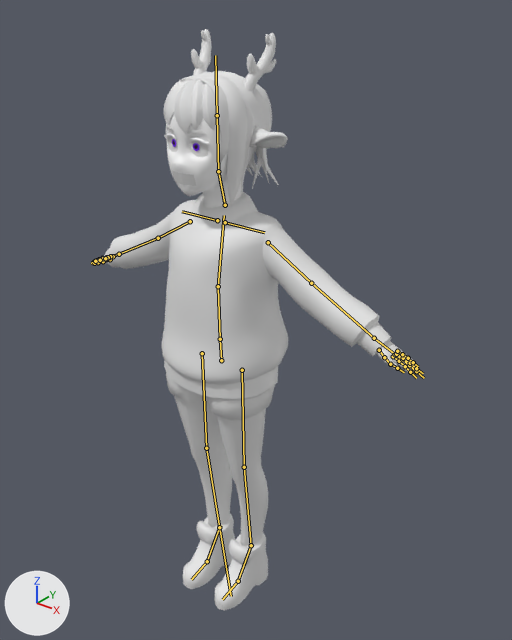
A saved change to the FBX model Assets/Assets/3D Assets/ZaraDeer.fbx.
The view is the same before and after, from a 50 mm camera at (1.23, -1.405, 1.898) aimed at (0.055, 0.064, 0.987). The axes (+X, +Y, +Z) are drawn at lower left. The lights are the same throughout. The picture after the commit comes second. The bones that change, and the others that lie on the model, are drawn over the model as lines.

The first picture shows 'Antlers', 'deerLowPolyLeftHand', 'deerLowpolyHead', 'deerLowpolyLegs', 'deerLowpolyShoes', 'deerLowpolyShoesTop', 'deerLowpolySweater', 'hair.028', 'hair.030', 'hair.032', 'hair.033', 'hair.035', 'hair.036' and 11 more.
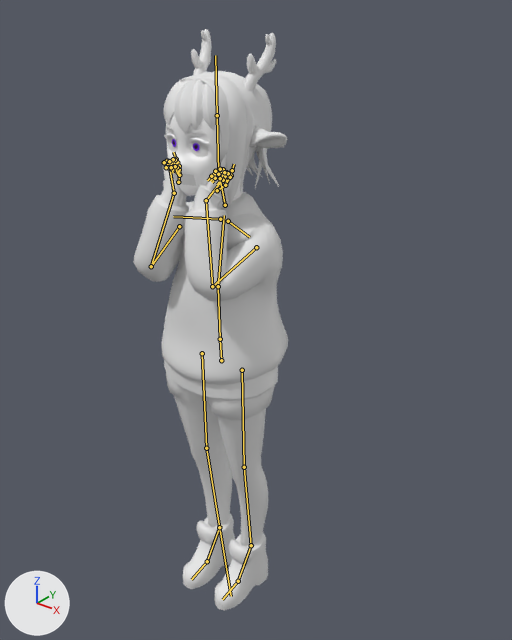
The newer file adds an action. The first version stands in its rest pose; the second is drawn at frame 1 of the action 'Armature|smile'.

Changed parts and their boxes [x1, y1, x2, y2] in the pictures (512 x 640 px):
'deerLowpolySweater', posed (46% narrower, 6% taller): before [105, 192, 391, 420]; after [133, 178, 288, 420]
'hair.028', posed: [189, 73, 247, 206] in both
'deerLowPolyLeftHand', posed: before [93, 255, 419, 373]; after [163, 159, 233, 195]
'hair.032', posed (mostly hidden): [255, 84, 279, 185] in both
'hair.030', posed (mostly hidden): before [255, 149, 269, 183]; after [256, 147, 270, 184]
bone 'shoulder.L', root to tip: before (225, 222) to (264, 232); after (228, 221) to (249, 237)
bone 'bicep.L', root to tip: before (268, 242) to (311, 283); after (256, 247) to (212, 286)
bone 'forearm.L', root to tip: before (311, 283) to (374, 338); after (212, 286) to (206, 200)
bone 'hand.L', root to tip: before (374, 338) to (393, 353); after (206, 200) to (221, 181)
bone 'pointer2.L', root to tip: before (399, 361) to (405, 366); after (231, 175) to (226, 172)
bone 'pointer3.L', root to tip: before (405, 366) to (410, 372); after (226, 172) to (222, 178)
bone 'thumb2.L', root to tip: before (384, 357) to (390, 364); after (225, 185) to (230, 177)
bone 'middle2.L', root to tip: before (402, 359) to (409, 365); after (228, 173) to (223, 169)
bone 'middle3.L', root to tip: before (409, 365) to (416, 371); after (223, 169) to (217, 176)
bone 'index2.L', root to tip: before (403, 358) to (410, 363); after (224, 172) to (220, 169)
bone 'index3.L', root to tip: before (410, 363) to (416, 368); after (220, 169) to (215, 175)
bone 'pinky2.L', root to tip: before (402, 354) to (408, 358); after (218, 174) to (215, 171)
bone 'pinky3.L', root to tip: before (408, 358) to (413, 362); after (215, 171) to (211, 176)
bone 'shoulder.R', root to tip: before (217, 220) to (182, 211); after (220, 219) to (173, 216)
bone 'bicep.R', root to tip: before (190, 221) to (158, 238); after (179, 226) to (151, 266)
bone 'forearm.R', root to tip: before (158, 238) to (119, 254); after (151, 266) to (174, 193)
bone 'hand.R', root to tip: before (119, 254) to (108, 257); after (174, 193) to (170, 170)
bone 'pointer2.R', root to tip: before (100, 259) to (97, 260); after (171, 163) to (177, 162)
bone 'pointer3.R', root to tip: before (97, 260) to (94, 262); after (177, 162) to (179, 169)
bone 'thumb2.R', root to tip: before (103, 261) to (98, 262); after (179, 175) to (179, 166)
bone 'middle2.R', root to tip: before (102, 258) to (99, 259); after (168, 161) to (175, 160)
bone 'middle3.R', root to tip: before (99, 259) to (95, 261); after (175, 160) to (177, 167)
bone 'index2.R', root to tip: before (106, 258) to (103, 258); after (166, 161) to (173, 159)
bone 'index3.R', root to tip: before (103, 258) to (100, 260); after (173, 159) to (175, 166)
bone 'pinky2.R', root to tip: before (110, 256) to (108, 257); after (164, 162) to (169, 161)
bone 'pinky3.R', root to tip: before (108, 257) to (105, 258); after (169, 161) to (171, 167)

The edits, one by one:
Bone 'shoulder.L' (bone_shoulder_l) moves from (0.0, 0.0, 0.0) to (-0.001, 0.0, -0.012).
Bone 'shoulder.L' (bone_shoulder_l) turns from (0, 0, 0) to (26, 0, -1) degrees about its own x, y and z.
Bone 'bicep.L' (bone_bicep_l) turns from (0, 0, 0) to (77, 24, 37) degrees about its own x, y and z.
Bone 'forearm.L' (bone_forearm_l) turns from (0, 0, 0) to (7, -15, 119) degrees about its own x, y and z.
Bone 'hand.L' (bone_hand_l) turns from (0, 0, 0) to (-42, -39, 63) degrees about its own x, y and z.
Bone 'pointer2.L' (bone_pointer2_l) turns from (0, 0, 0) to (0, 0, -101) degrees about its own x, y and z.
Bone 'pointer3.L' (bone_pointer3_l) turns from (0, 0, 0) to (0, 0, -69) degrees about its own x, y and z.
Bone 'thumb2.L' (bone_thumb2_l) turns from (0, 0, 0) to (4, 7, -15) degrees about its own x, y and z.
Bone 'middle2.L' (bone_middle2_l) turns from (0, 0, 0) to (0, 0, -101) degrees about its own x, y and z.
Bone 'middle3.L' (bone_middle3_l) turns from (0, 0, 0) to (0, 0, -69) degrees about its own x, y and z.
Bone 'index2.L' (bone_index2_l) turns from (0, 0, 0) to (0, 0, -101) degrees about its own x, y and z.
Bone 'index3.L' (bone_index3_l) turns from (0, 0, 0) to (0, 0, -69) degrees about its own x, y and z.
Bone 'pinky2.L' (bone_pinky2_l) turns from (0, 0, 0) to (0, 0, -101) degrees about its own x, y and z.
Bone 'pinky3.L' (bone_pinky3_l) turns from (0, 0, 0) to (0, 0, -69) degrees about its own x, y and z.
Bone 'shoulder.R' (bone_shoulder_r) moves from (0.0, 0.0, 0.0) to (0.001, 0.0, -0.012).
Bone 'shoulder.R' (bone_shoulder_r) turns from (0, 0, 0) to (26, 0, 1) degrees about its own x, y and z.
Bone 'bicep.R' (bone_bicep_r) turns from (0, 0, 0) to (77, -24, -37) degrees about its own x, y and z.
Bone 'forearm.R' (bone_forearm_r) turns from (0, 0, 0) to (7, 15, -119) degrees about its own x, y and z.
Bone 'hand.R' (bone_hand_r) turns from (0, 0, 0) to (-42, 39, -63) degrees about its own x, y and z.
Bone 'pointer2.R' (bone_pointer2_r) turns from (0, 0, 0) to (0, 0, 101) degrees about its own x, y and z.
Bone 'pointer3.R' (bone_pointer3_r) turns from (0, 0, 0) to (0, 0, 69) degrees about its own x, y and z.
Bone 'thumb2.R' (bone_thumb2_r) turns from (0, 0, 0) to (4, -7, 15) degrees about its own x, y and z.
Bone 'middle2.R' (bone_middle2_r) turns from (0, 0, 0) to (0, 0, 101) degrees about its own x, y and z.
Bone 'middle3.R' (bone_middle3_r) turns from (0, 0, 0) to (0, 0, 69) degrees about its own x, y and z.
Bone 'index2.R' (bone_index2_r) turns from (0, 0, 0) to (0, 0, 101) degrees about its own x, y and z.
Bone 'index3.R' (bone_index3_r) turns from (0, 0, 0) to (0, 0, 69) degrees about its own x, y and z.
Bone 'pinky2.R' (bone_pinky2_r) turns from (0, 0, 0) to (0, 0, 101) degrees about its own x, y and z.
Bone 'pinky3.R' (bone_pinky3_r) turns from (0, 0, 0) to (0, 0, 69) degrees about its own x, y and z.
